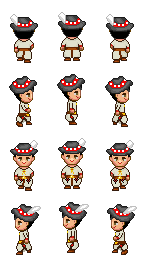
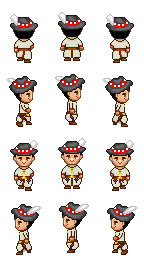
Before/after of a 144 x 256 layered artwork. What changed in the layer stack:
added layer "Warstwa 1" above "czapka" over bbox(7, 76, 112, 83)
